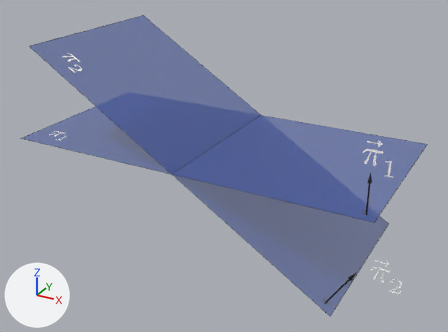
An edit to the glTF model pi_secante_pi.glb, drawn before and after from the same camera.
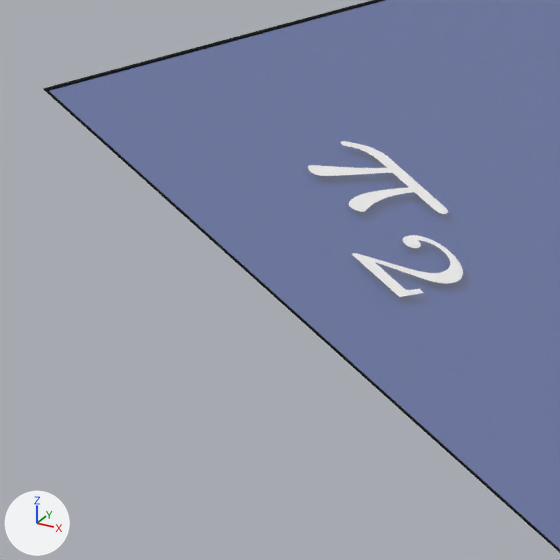
The first picture shows the older version from a 50 mm camera at (3.09, -5.57, 2.49) aimed at (0.1, -0.13, -0.23). The close-ups show the older and then the newer version on the part from 5% to 21% of the width and 10% to 32% of the height of that picture. Only the edits that show in the close-ups are written down. Arrows for +X, +Y and +Z are at lower left; the lights stay in place. Where no turn or scale is listed for an object, it has been applied to the vertices.

The scene before the commit, as lines of its bpy script (objects in view):
```python
me_meshn_003 = bpy.data.meshes.new('Meshn.003')
me_meshn_003.from_pydata(...)  # 496 vertices, 492 faces; spans x -0.198..0.038, y -0.073..0.138, z -0.024..0.125
me_meshn_003.materials.append(mat_mat0__000000)  # white #ffffff
me_plane_004 = bpy.data.meshes.new('Plane.004')
me_plane_004.from_pydata(...)  # 52 vertices, 98 faces; spans x -1.0..1.0, y -1.0..1.0, z 0.0
# faces by material slot: [2, 96]
me_plane_004.materials.append(mat_superficie_001)  # blue #3350a3
me_plane_004.materials.append(mat_borde_002)  # black #000000
ob_meshn_003 = bpy.data.objects.new('Meshn.003', me_meshn_003)
ob_meshn_003.location = (-1.3, -0.769, 0.826)
ob_plano_001 = bpy.data.objects.new('Plano.001', me_plane_004)
ob_plano_001.location = (0.0, 0.0, -0.001)
ob_plano_001.rotation_euler = (0.0, 0.561, 0.0)  # degrees (0, 32, 0)
ob_plano_001.scale = (2.0, 1.0, 1.0)
```
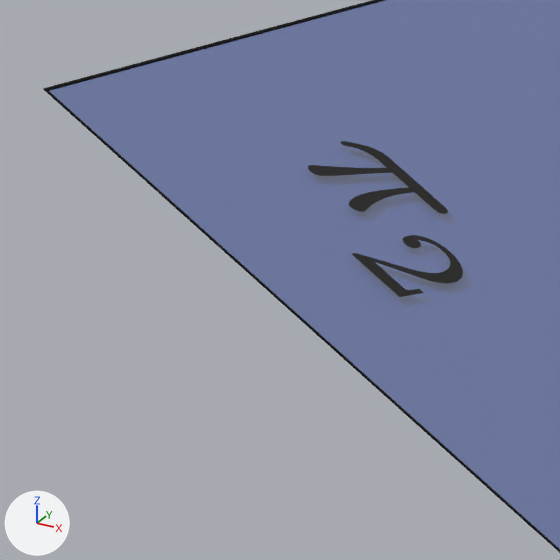
What changed in the scene script:
```text
Change me_meshn_003:
    where me_meshn_003.from_pydata(...)  # 496 vertices, 492 faces; spans x -0.198..0.038, y -0.073..0.138, z -0.024..0.125
    remove me_meshn_003.materials.append(mat_mat0__000000)  # white #ffffff
    add me_meshn_003.materials.append(mat_vector)  # black #000000
```

Where the change shows, as pixel boxes (x1, y1, x2, y2) in the close-ups (560 x 560 px):
'Meshn.003', recoloured (white to black): (308, 141, 463, 297) in both
